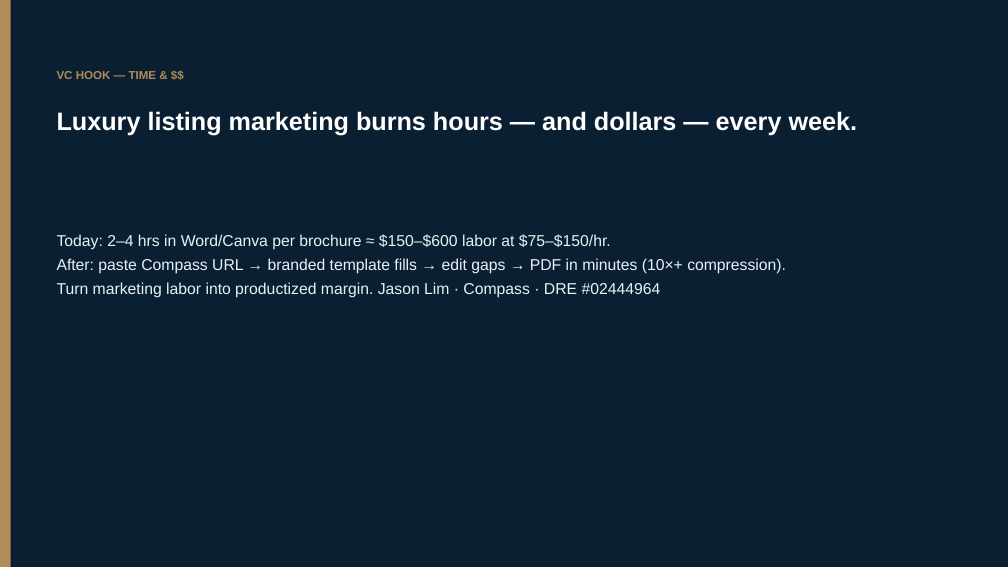
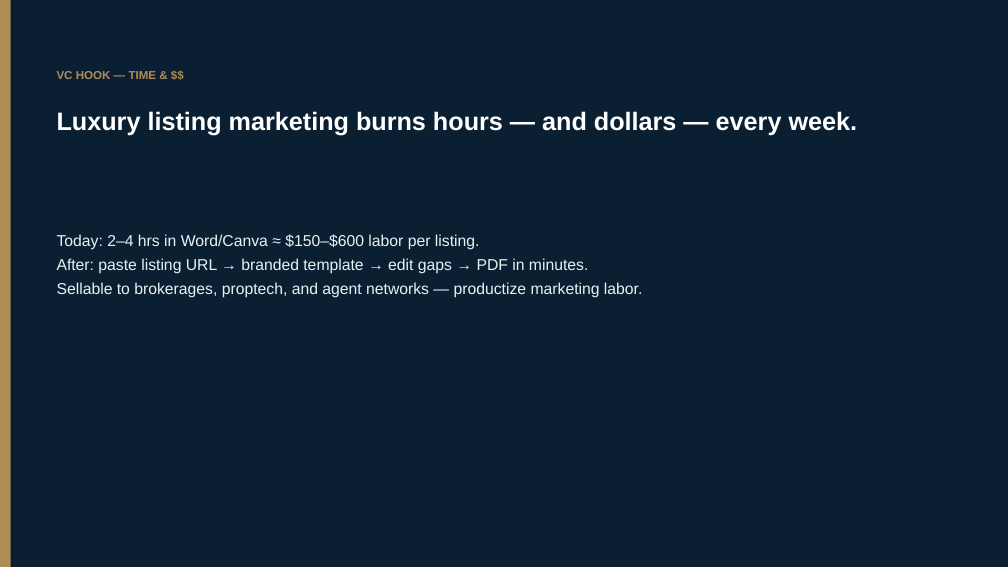
Before and after one commit to jhhlim/LLMFundamentals, a slide deck: slide 1 of Jason_Lim_Project_Notes_Demo_10min_VC_Pitch.pptx. Drawn at 1008x567 pixels with LibreOffice and Linux fonts; fonts in the diff are those of the drawing. Boxes give left, top, right and bottom in pixels: in the first picture for what was removed or moved away, otherwise in the second. Text is boxed around its words. In the diff, an @@ line names an element or a change of style, - is before the commit and + after.

```diff
--- a/Jason_Lim_Project_Notes_Demo_10min_VC_Pitch.pptx
+++ b/Jason_Lim_Project_Notes_Demo_10min_VC_Pitch.pptx
@@ text at [57,234,642,298]: text changed @@
-Today: 2–4 hrs in Word/Canva per brochure ≈ $150–$600 labor at $75–$150/hr.
-After: paste Compass URL → branded template fills → edit gaps → PDF in minutes (10×+ compression).
-Turn marketing labor into productized margin. Jason Lim · Compass · DRE #02444964
+Today: 2–4 hrs in Word/Canva ≈ $150–$600 labor per listing.
+After: paste listing URL → branded template → edit gaps → PDF in minutes.
+Sellable to brokerages, proptech, and agent networks — productize marketing labor.
```
Also in this commit, not shown: 3 other slides changed, 4 other files.
